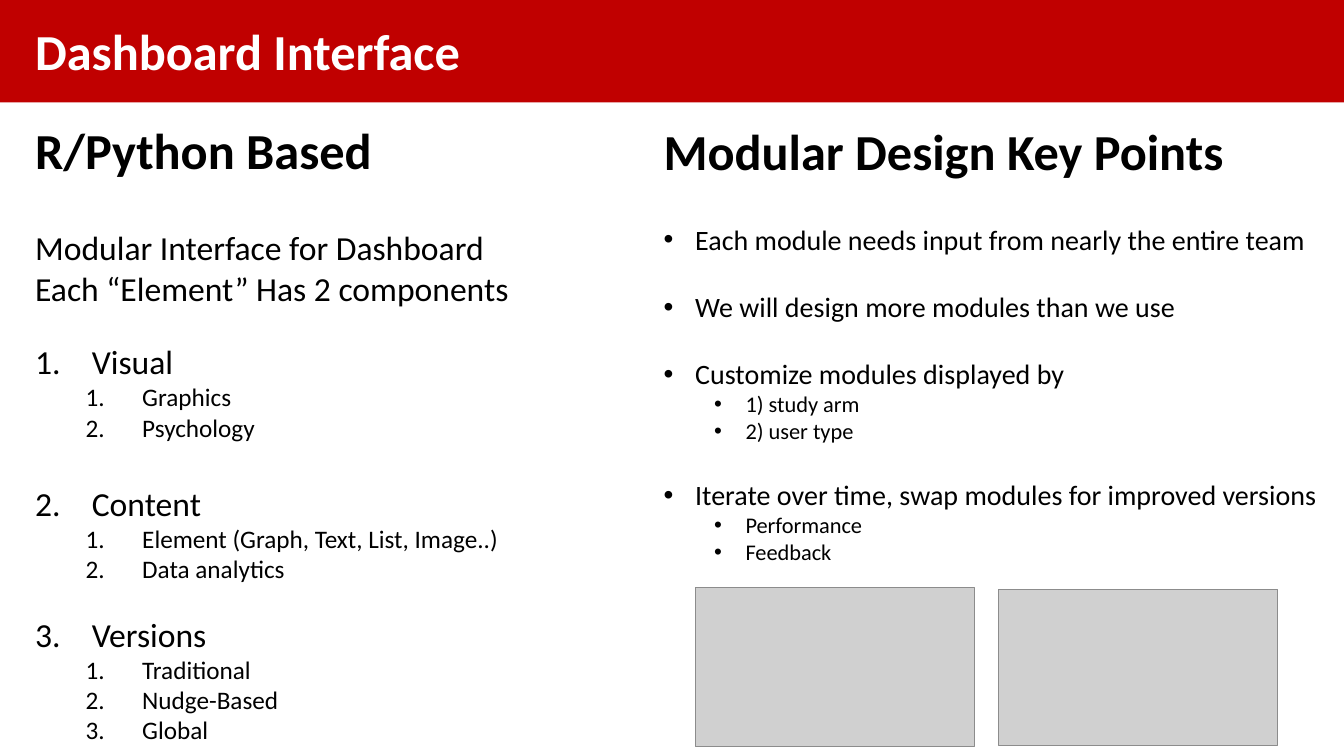
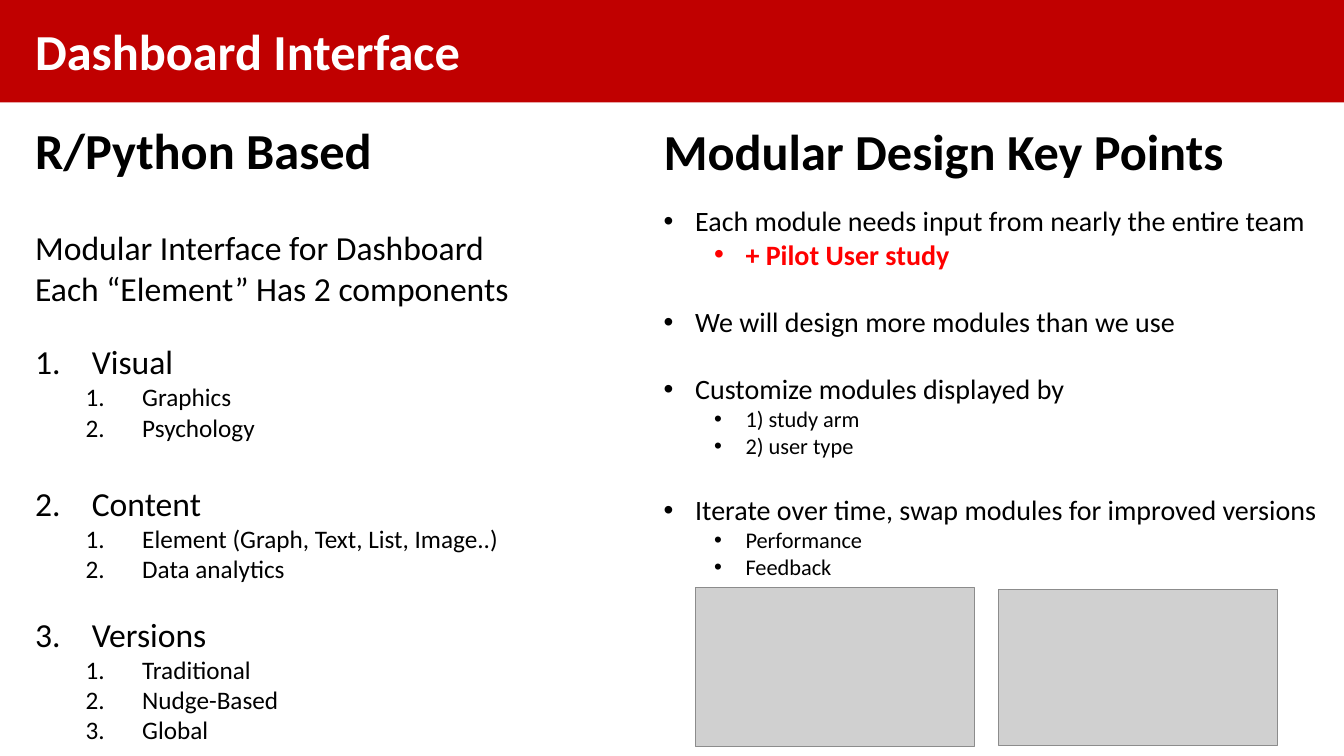
Before and after one commit to RazaS/GADGET_public, a slide deck: slide 6 of GADGET_Blueprint_1.pptx. Drawn at 1344x756 pixels with LibreOffice and Linux fonts; fonts in the diff are those of the drawing; grey boxes stand for pictures. Boxes give left, top, right and bottom in pixels: in the first picture for what was removed or moved away, otherwise in the second. Text is boxed around its words. In the diff, an @@ line names an element or a change of style, - is before the commit and + after.

```diff
--- a/GADGET_Blueprint_1.pptx
+++ b/GADGET_Blueprint_1.pptx
@@ text "Each module needs input from ...": place and size @@
-text "Each module needs input from ..." at bbox=[695, 230, 1317, 560]
+text "Each module needs input from ..." at bbox=[695, 211, 1317, 575]
@@ text at bbox=[766, 245, 949, 270]: paragraph added @@
+  • + Pilot User study
```
Also in this commit, not shown: 2 other slides changed.
